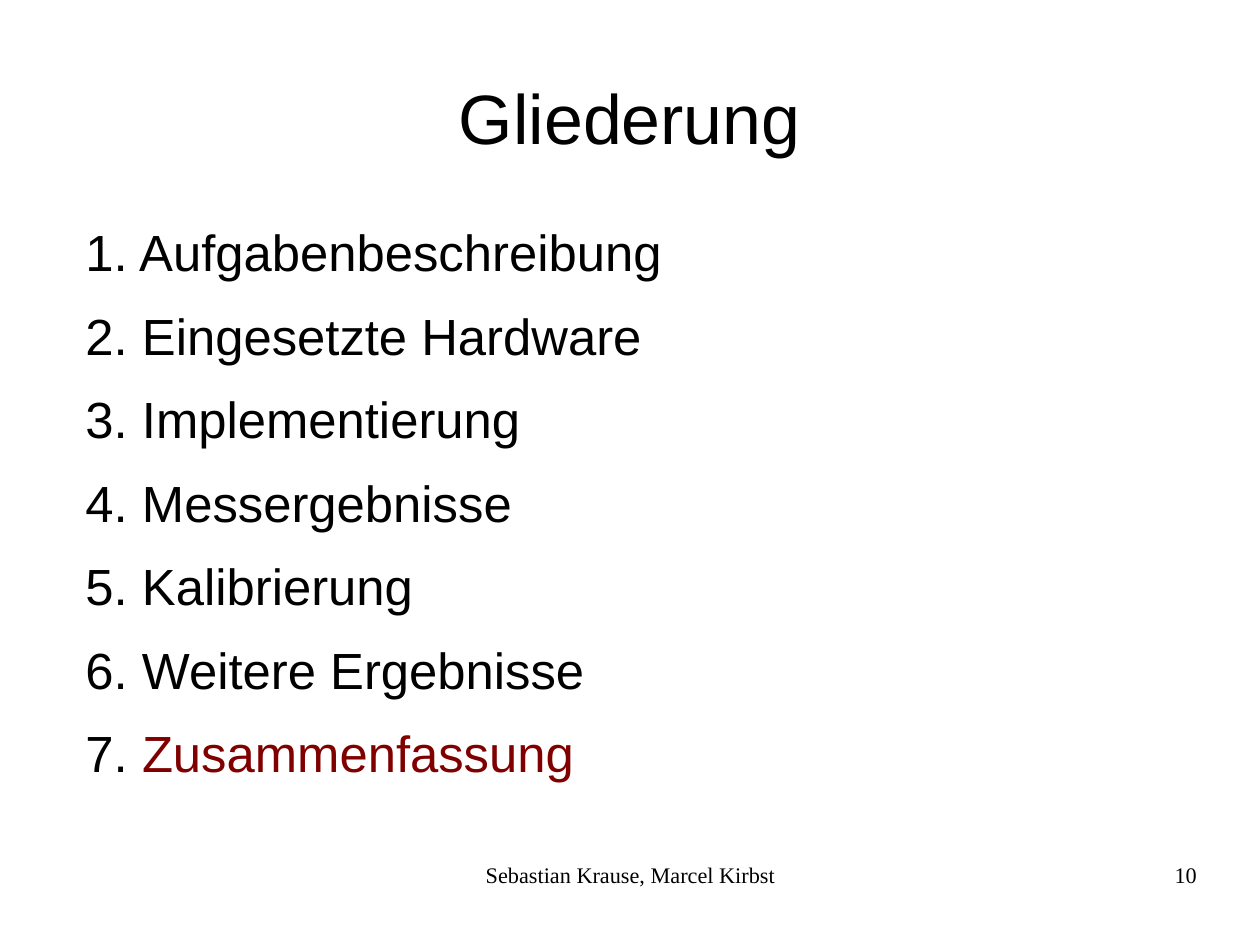
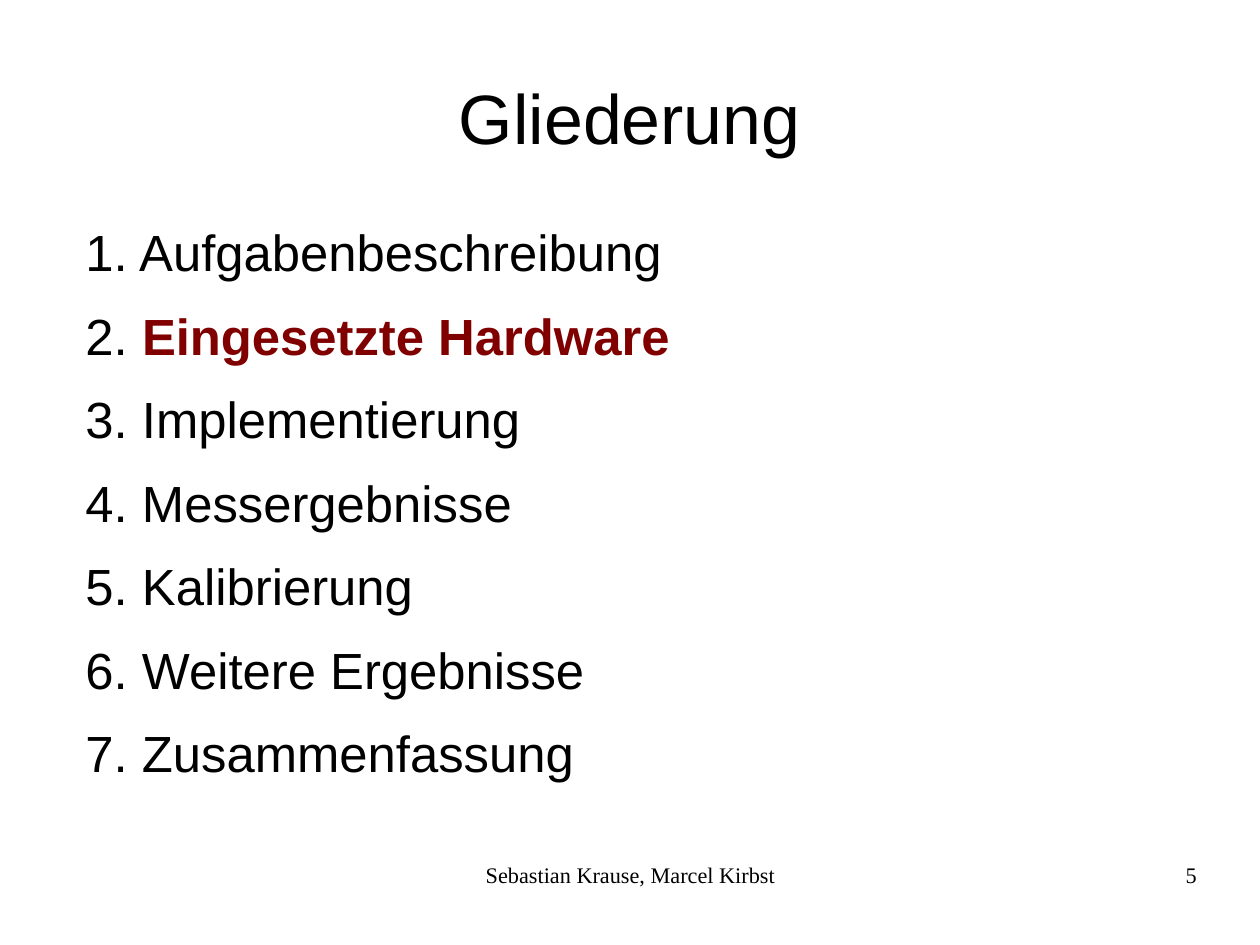
Before and after one commit to mkirbst/mca, a slide deck: slide 5 of praesi/mca.odp (slide 10 before the commit). Drawn at 1260x945 pixels with LibreOffice and Linux fonts; fonts in the diff are those of the drawing. Boxes give left, top, right and bottom in pixels: in the first picture for what was removed or moved away, otherwise in the second. Text is boxed around its words. In the diff, an @@ line names an element or a change of style, - is before the commit and + after.

```diff
--- a/praesi/mca.odp
+++ b/praesi/mca.odp
@@ text at <box>142,318,669,783</box>: text colour #000000 to #800000, bold on in "Eingesetzte Hardware"; text colour #800000 to #000000 in "Zusammenfassung" @@
@@ page number at <box>1186,868,1197,884</box>: text changed @@
-10
+5
```
Also in this commit, not shown: 3 other slides changed, 8 slides added, 1 slide removed, 1 other file.
